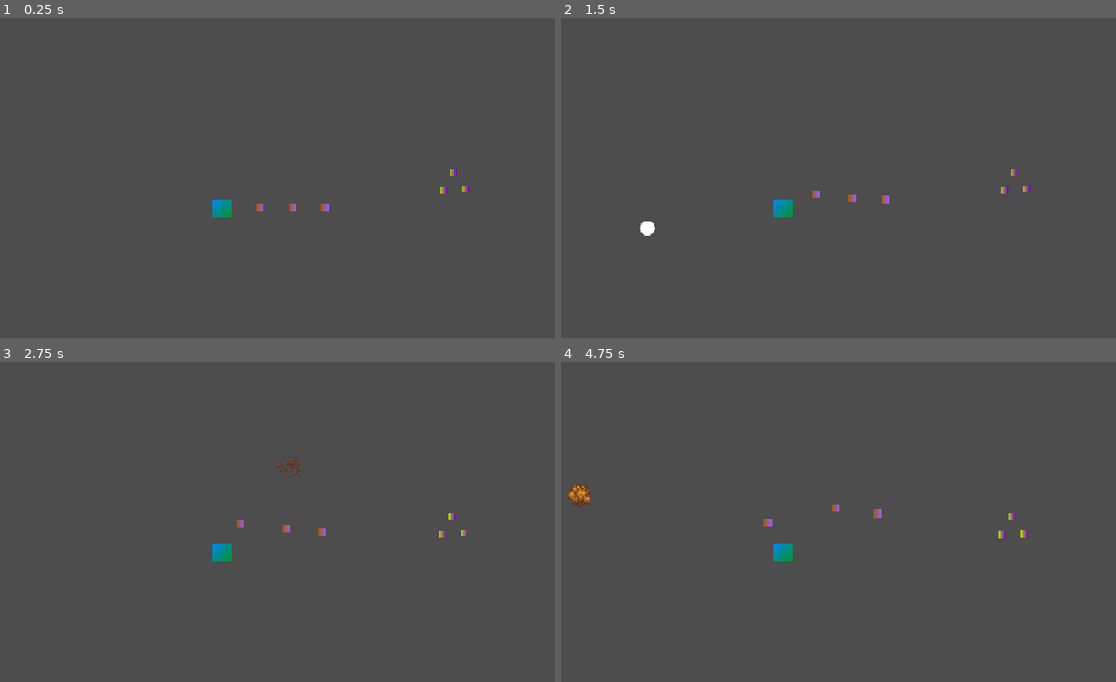
Above: before the commit, frames 1-4 (two rows, left to right).
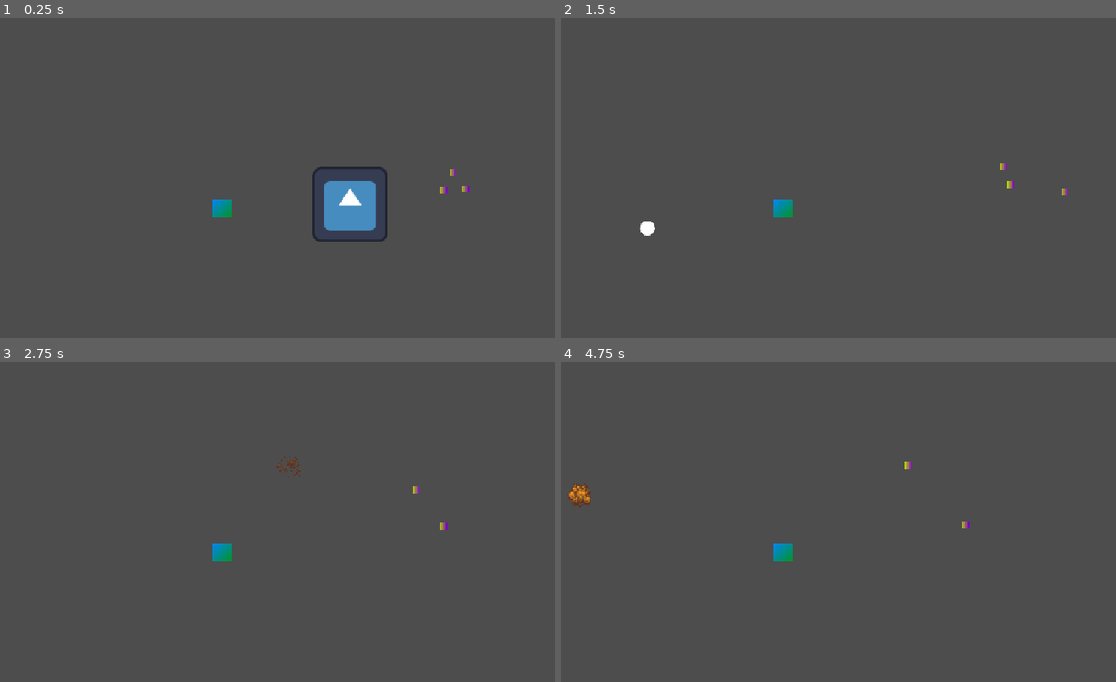
Above: after the commit, the same moments.

Repository: BoiPlex/Orbitron
Game: Godot game, scene res://scenes/game_world.tscn
Same seed, same stepped clock (60 frames per second), same inputs: the game is played once before the commit and once after it. The engine's default icon, where the game draws it, is replaced by a stand-in: a white triangle on a blue panel in a dark square.
Inputs (mouse positions are in pixels of both pictures, inside the frame that each line leads up to):
- Up to frame 1 (0.25 s): no input
- Up to frame 2 (1.5 s): tap Enter at 0.5 s; move the mouse to (932, 187) at 0.52 s; tap Q at 0.6, 1.35 s; click (932, 187) at 0.67 s; move the mouse to (649, 226) at 1.27 s; click (649, 226) at 1.42 s
- Up to frame 3 (2.75 s): move the mouse to (288, 467) at 2.02 s; tap Q at 2.1 s; click (288, 467) at 2.17 s
- Up to frame 4 (4.75 s): move the mouse to (749, 627) at 2.77 s; tap Q at 2.85, 3.6, 4.35 s; click (749, 627) at 2.92 s; move the mouse to (988, 608) at 3.52 s; click (988, 608) at 3.67 s; move the mouse to (577, 496) at 4.27 s; click (577, 496) at 4.42 s

The runs differ from the first frame. In frame 1, 2.0% of the frame differs, in the area x 46-83%, y 46-70%; in frame 2, 0.3%; in frame 3, 0.2%; in frame 4, 0.3%.

Commit message:
redid orbiting math, make projectiles wowrk

Diff:
--- /dev/null
+++ b/orbitron-game/resources/basic_ally_proj.tres
@@ -0,0 +1,16 @@
+[gd_resource type="Resource" script_class="ProjectileStats" load_steps=3 format=3 uid="uid://bal7popik6k7r"]
+
+[ext_resource type="Script" uid="uid://bdl3ke2ju4jip" path="res://scripts/resources/projectile_stats_template.gd" id="1_tgpor"]
+[ext_resource type="Texture2D" uid="uid://1gfdlpqbdq6i" path="res://icon.svg" id="2_fm77b"]
+
+[resource]
+script = ExtResource("1_tgpor")
+initial_speed = 200.0
+destroy_on_hit = true
+lifetime = 5.0
+sprite_texture = ExtResource("2_fm77b")
+entity_name = "AllyProj"
+max_health = 100
+contact_damage = 50
+mass = 10.0
+metadata/_custom_type_script = "uid://bdl3ke2ju4jip"
--- a/orbitron-game/resources/shoot_tower_I.tres
+++ b/orbitron-game/resources/shoot_tower_I.tres
@@ -1,13 +1,22 @@
-[gd_resource type="Resource" script_class="TowerStats" load_steps=2 format=3 uid="uid://grck8mtpfay0"]
+[gd_resource type="Resource" script_class="TowerStats" load_steps=4 format=3 uid="uid://grck8mtpfay0"]
 
 [ext_resource type="Script" uid="uid://b3qwo5g5sgdgc" path="res://scripts/resources/tower_stats_template.gd" id="1_7qfe8"]
+[ext_resource type="Resource" uid="uid://bal7popik6k7r" path="res://resources/basic_ally_proj.tres" id="1_ey7u4"]
+[ext_resource type="Resource" uid="uid://cs2ho6uqdkqa3" path="res://resources/shoot_tower_II.tres" id="3_bc5ax"]
 
 [resource]
 script = ExtResource("1_7qfe8")
+upgrades_to = ExtResource("3_bc5ax")
+cost = 100
+projectile = ExtResource("1_ey7u4")
+fire_rate = 1.0
+spread_copies = 8
+spread_angle = 0.0
+bursts = 1
+burst_interval = 0.0
+detection_range = 200.0
+entity_name = "Gunner I"
 max_health = 100
-mass = 10
-tier = 0
-cost = 100
-fire_rate = 0.0
-detection_range = 0.0
+contact_damage = 10
+mass = 10.0
 metadata/_custom_type_script = "uid://b3qwo5g5sgdgc"
--- /dev/null
+++ b/orbitron-game/resources/shoot_tower_II.tres
@@ -0,0 +1,14 @@
+[gd_resource type="Resource" script_class="TowerStats" load_steps=2 format=3 uid="uid://cs2ho6uqdkqa3"]
+
+[ext_resource type="Script" uid="uid://b3qwo5g5sgdgc" path="res://scripts/resources/tower_stats_template.gd" id="1_i0gep"]
+
+[resource]
+script = ExtResource("1_i0gep")
+cost = 100
+fire_rate = 1.0
+detection_range = 200.0
+entity_name = ""
+max_health = 100
+contact_damage = 10
+mass = 10.0
+metadata/_custom_type_script = "uid://b3qwo5g5sgdgc"
--- /dev/null
+++ b/orbitron-game/resources/shoot_tower_III.tres
@@ -0,0 +1,14 @@
+[gd_resource type="Resource" script_class="TowerStats" load_steps=2 format=3 uid="uid://cjoo0taj1jhcs"]
+
+[ext_resource type="Script" uid="uid://b3qwo5g5sgdgc" path="res://scripts/resources/tower_stats_template.gd" id="1_wmsc3"]
+
+[resource]
+script = ExtResource("1_wmsc3")
+cost = 100
+fire_rate = 1.0
+detection_range = 200.0
+entity_name = ""
+max_health = 100
+contact_damage = 10
+mass = 10.0
+metadata/_custom_type_script = "uid://b3qwo5g5sgdgc"
--- a/orbitron-game/scenes/components/gravity_field.tscn
+++ b/orbitron-game/scenes/components/gravity_field.tscn
@@ -9,7 +9,7 @@
 
 [node name="GravityField" type="Area2D"]
 script = ExtResource("1_jc524")
-gravity_strength = 50000.0
+gravity_strength = 15.0
 gravity_radius = 100.0
 metadata/_custom_type_script = "uid://dooqnerbe4uml"
 
--- a/orbitron-game/scenes/tower.tscn
+++ b/orbitron-game/scenes/tower.tscn
@@ -1,7 +1,8 @@
-[gd_scene load_steps=13 format=3 uid="uid://cfscq1mloc52k"]
+[gd_scene load_steps=14 format=3 uid="uid://cfscq1mloc52k"]
 
 [ext_resource type="Script" uid="uid://bact5q3bmxsrh" path="res://scripts/bodies/tower.gd" id="1_qrbg1"]
 [ext_resource type="Script" uid="uid://djiqi435icfju" path="res://scripts/components/hitbox_component.gd" id="2_jfguu"]
+[ext_resource type="Resource" uid="uid://grck8mtpfay0" path="res://resources/shoot_tower_I.tres" id="2_xl0gn"]
 [ext_resource type="Script" uid="uid://c7wj8tj6k5kjl" path="res://scripts/components/colored_collider.gd" id="3_85u2j"]
 [ext_resource type="Script" uid="uid://bsmkv7habdqi5" path="res://scripts/components/hurtbox_component.gd" id="4_xl0gn"]
 [ext_resource type="Script" uid="uid://bhkkdgseo08jf" path="res://scripts/components/detection_component.gd" id="5_jfguu"]
@@ -25,8 +26,10 @@
 [sub_resource type="CircleShape2D" id="CircleShape2D_jfguu"]
 radius = 111.0
 
-[node name="Tower" type="CharacterBody2D"]
+[node name="Tower" type="CharacterBody2D" node_paths=PackedStringArray("projectile_factory")]
 script = ExtResource("1_qrbg1")
+build_template = ExtResource("2_xl0gn")
+projectile_factory = NodePath("ProjectileFactory")
 metadata/_custom_type_script = "uid://wkf0om5bqdy"
 
 [node name="HitboxComponent" type="Area2D" parent="."]
--- a/orbitron-game/scripts/bodies/game_physics_body.gd
+++ b/orbitron-game/scripts/bodies/game_physics_body.gd
@@ -37,10 +37,10 @@
 
 
 func init_game_entity(stats: PhysicsBodyStats):
-	entity_name = stats.name
+	entity_name = stats.entity_name
 	mass = stats.mass
 	if sprite != null:
-		sprite.texture = stats.sprite
+		sprite.texture = stats.sprite_texture
 	if hurtbox != null:
 		hurtbox.max_health = stats.max_health
 		hurtbox.health = stats.max_health
@@ -72,3 +72,7 @@
 		for factory in make_on_kill:
 			factory.make()
 	queue_free()
+
+
+func _physics_process(delta):
+	move_and_slide()
--- a/orbitron-game/scripts/bodies/grav_affected_body.gd
+++ b/orbitron-game/scripts/bodies/grav_affected_body.gd
@@ -29,7 +29,7 @@
 	for field in pulled_to_fields:
 		var dir_to_center = field.global_position - global_position
 		var distance = dir_to_center.length()
-		var gravity_force = field.gravity_strength / max(distance * distance, 1.0)
+		var gravity_force = field.gravity_strength / min(distance * distance, 1.0)
 		if field.is_anti_gravity:
 			gravity_force *= -1
 		var velocity_change = dir_to_center.normalized() * gravity_force * delta
--- a/orbitron-game/scripts/bodies/projectile.gd
+++ b/orbitron-game/scripts/bodies/projectile.gd
@@ -47,6 +47,7 @@
 
 
 func enable():
+	print("asdfasdf")
 	visible = true
 	if hitbox:
 		hitbox.monitorable = true
--- a/orbitron-game/scripts/bodies/tower.gd
+++ b/orbitron-game/scripts/bodies/tower.gd
@@ -8,7 +8,15 @@
 	STANDBY,
 }
 
+enum Orbit {
+	CW,
+	CCW,
+}
+
+@export var build_template: TowerStats = null
 @export var projectile_factory: ProjectileFactory
+@export var orbit_speed: float = 40
+@export var orbit: Orbit = Orbit.CW
 
 var target_list: Array[Node2D]
 var target: Node2D
@@ -34,6 +42,10 @@
 	add_child(_fire_timer)
 	detection.area_entered.connect(_on_add_target)
 	detection.area_exited.connect(_on_remove_target)
+	target_check.connect(_on_target_check)
+	if build_template != null:
+		init_tower(build_template)
+		init_game_entity(build_template)
 
 
 func init_tower(stats: TowerStats):
@@ -49,6 +61,10 @@
 		detection.radius = stats.detection_range
 	if projectile_factory != null:
 		projectile_factory.class_stats = stats.projectile
+		projectile_factory.copies = stats.spread_copies
+		projectile_factory.spread = stats.spread_angle
+		projectile_factory.bursts = stats.bursts
+		projectile_factory.burst_interval = stats.burst_interval
 
 
 func upgrade():
@@ -59,6 +75,7 @@
 
 
 func _fire():
+	#print("fire!!!!")
 	projectile_factory.launch_direction = target_dir
 	projectile_factory.fire()
 
@@ -81,7 +98,11 @@
 		if new_dist < min_dist:
 			closest = node
 			min_dist = new_dist
-	target = closest
+	if closest == null:
+		_state = States.STANDBY
+	else:
+		target = closest
+		_state = States.ACTIVE
 
 
 func _physics_process(delta: float) -> void:
@@ -90,10 +111,10 @@
 	# Auto correct to stable orbit
 	var dir_to_planet = player.global_position - global_position
 	var distance = dir_to_planet.length()
-	var speed = sqrt(player.gravity_field.gravity_strength / max(distance, 1.0))
-	var tangent = Vector2(-dir_to_planet.y, dir_to_planet.x).normalized()
-	var desired_velocity = tangent * speed
-	velocity = lerp(velocity, desired_velocity, 1 - pow(0.25, delta))
+	var tangent = (Vector2(-dir_to_planet.y, dir_to_planet.x).normalized() if
+		orbit == Orbit.CCW else Vector2(dir_to_planet.y, -dir_to_planet.x).normalized())
+	var desired_velocity = tangent * orbit_speed
+	velocity = lerp(velocity, desired_velocity, 1 - pow(0.25, 13 * delta))
 
 	if _state == States.ACTIVE:
 		target_dir = (target.global_position - global_position).normalized()
--- a/orbitron-game/scripts/components/detection_component.gd
+++ b/orbitron-game/scripts/components/detection_component.gd
@@ -11,5 +11,5 @@
 
 
 func _ready():
-	collision_layer = TeamsGlobal.teamHurtbox[team].x
-	collision_mask = TeamsGlobal.teamHurtbox[team].y
+	collision_layer = TeamsGlobal.teamHitbox[team].x
+	collision_mask = TeamsGlobal.teamHitbox[team].y
--- a/orbitron-game/scripts/factories/projectile_factory.gd
+++ b/orbitron-game/scripts/factories/projectile_factory.gd
@@ -25,6 +25,7 @@
 	if _fire_lock:
 		return
 	_fire_lock = true
+	print("try fire")
 	_center_axis = launch_direction
 	_remaining_bursts = bursts
 	_init_burst()
@@ -67,5 +68,5 @@
 	launch_speed = proj_stats.initial_speed
 	launch_direction = _center_axis.rotated(_working_spread)
 	ReferencesGlobal.projectile_pool.request_projectile.emit(
-		make_position, launch_direction * launch_speed
+		make_position, launch_direction * launch_speed, proj_stats
 	)
--- a/orbitron-game/scripts/projectile_pool.gd
+++ b/orbitron-game/scripts/projectile_pool.gd
@@ -14,6 +14,7 @@
 func _ready():
 	init_pool()
 	set_active_pool()
+	request_projectile.connect(_on_request_projectile)
 
 
 func set_active_pool():
@@ -29,6 +30,7 @@
 
 
 func _on_request_projectile(pos: Vector2, velocity: Vector2, stats: ProjectileStats):
+	print(velocity)
 	var proj = _pool[_index]
 	if not proj.disabled:
 		proj.disable()
--- a/orbitron-game/scripts/resources/tower_stats_template.gd
+++ b/orbitron-game/scripts/resources/tower_stats_template.gd
@@ -7,4 +7,9 @@
 @export_category("Offense")
 @export var projectile: ProjectileStats
 @export var fire_rate: float = 1
+@export_group("Firing Mechanics")
+@export_range(0, 12.1) var spread_copies: int = 1
+@export_range(0, 2 * PI) var spread_angle: float = 0
+@export_range(0, 4.1) var bursts: int = 1
+@export_range(0, 1.0) var burst_interval: float = 0
 @export var detection_range: float = 200
